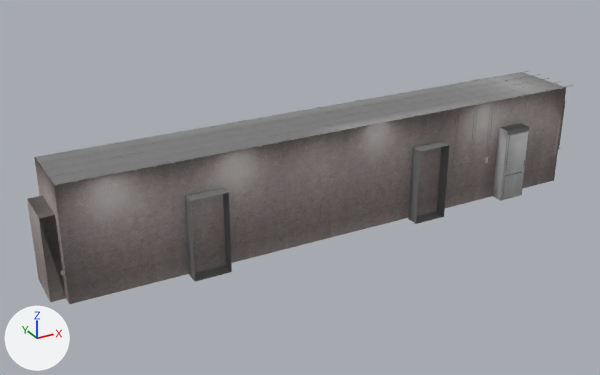
Two versions of the FBX model Assets/FBX/Location/Koridor/koridor.fbx, one commit apart.
One viewpoint serves both versions: a 50 mm camera at (-3.12, -16.76, 9.49) aimed at (6.23, 0.23, 0.99). The lights are fixed; the arrows at lower left show +X, +Y and +Z. Where no turn or scale is listed for an object, it has been applied to the vertices.

In view in the first picture: 'door', 'koridor'.
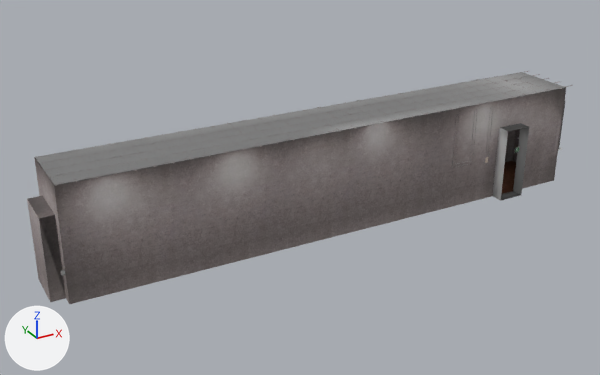
Location of each change, (x1, y1, x2, y2) in pixels of the pictures (600 x 375 px):
'door', deleted
    before: (185, 127, 529, 282)

What the commit changed:
Object 'door' (ob_door) is deleted.
